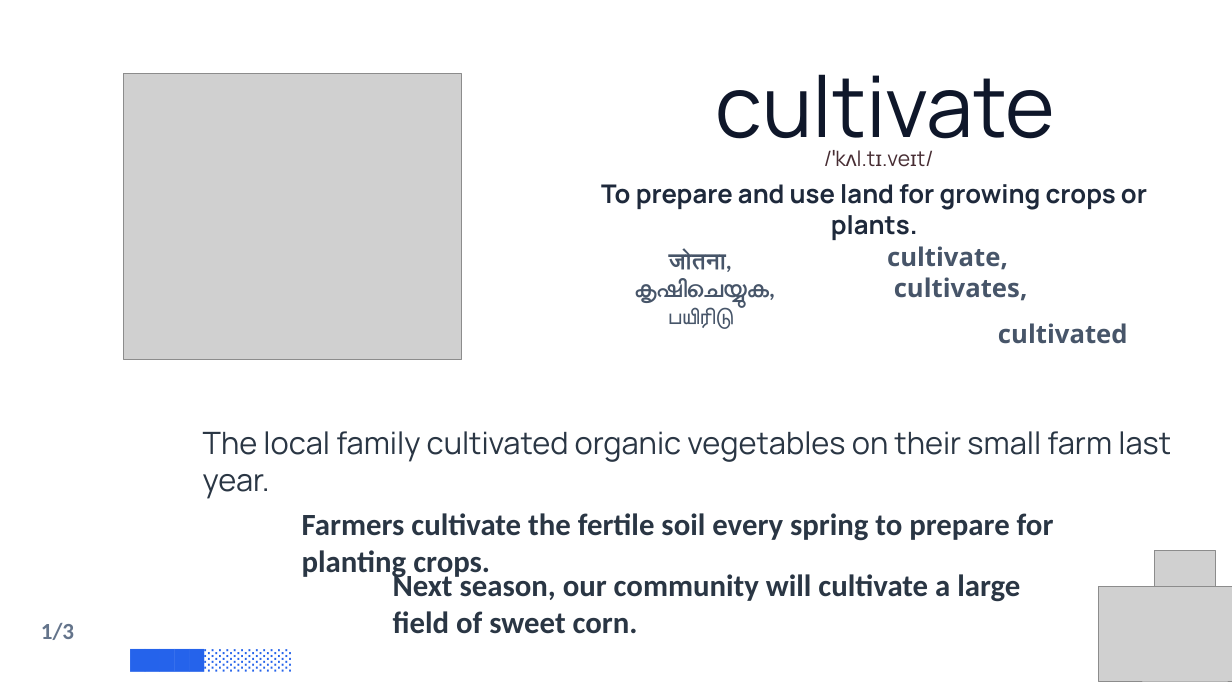
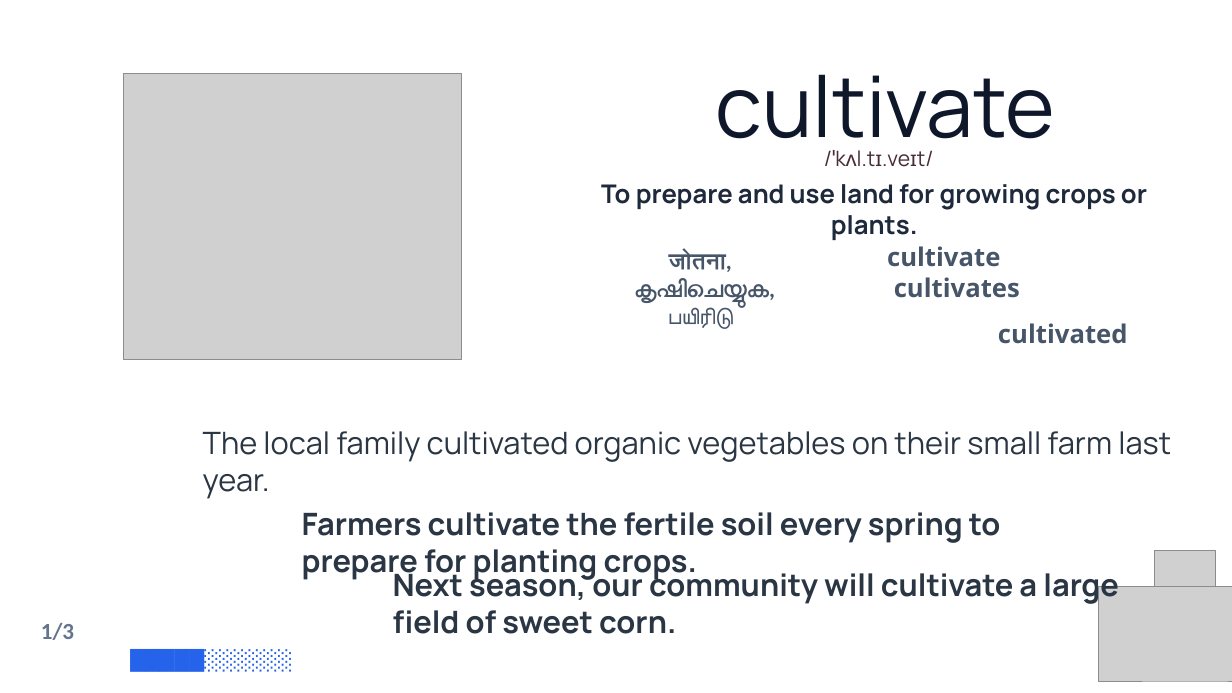
Before and after one commit to PrinceNR/AIVideoAutomation, a slide deck: slide 4 of output/test_builder.pptx. Drawn at 1232x693 pixels with LibreOffice and Linux fonts; fonts in the diff are those of the drawing; grey boxes stand for pictures; background and template pictures are left out. Boxes give left, top, right and bottom in pixels: in the first picture for what was removed or moved away, otherwise in the second. Text is boxed around its words. In the diff, an @@ line names an element or a change of style, - is before the commit and + after.

```diff
--- a/output/test_builder.pptx
+++ b/output/test_builder.pptx
@@ text at (887,246,1128,344): text changed @@
-cultivate,
-cultivates,
-cultivated
+cultivate
+cultivates
+cultivated
@@ text "Farmers cultivate the fertile soil ..." at (302,512,1001,580): font Calibri to Manrope @@
@@ text "Next season, our community will ..." at (393,568,1119,634): font Calibri to Manrope @@
```
Also in this commit, not shown: 11 other slides changed, 17 other files.
